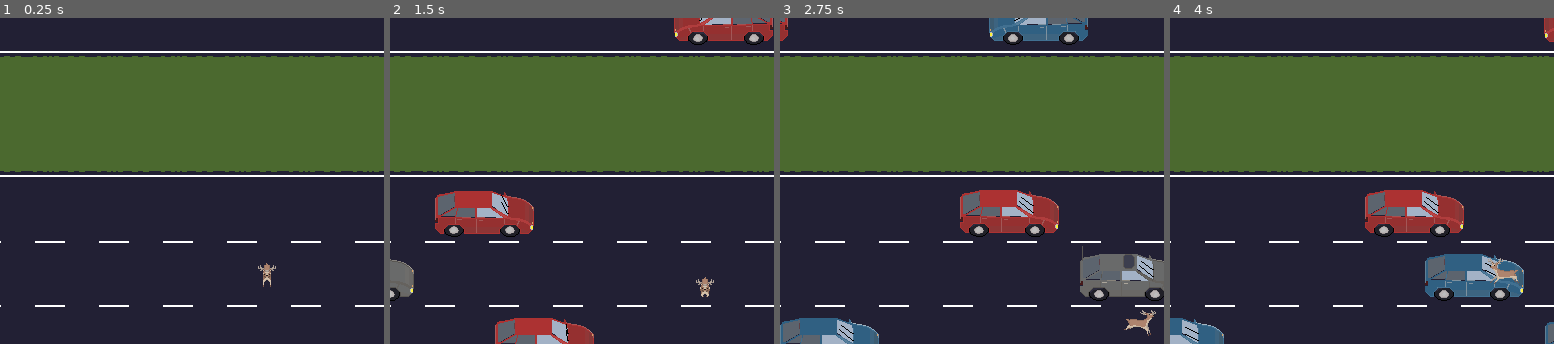
Above: before the commit, frames 1-4 (left to right).
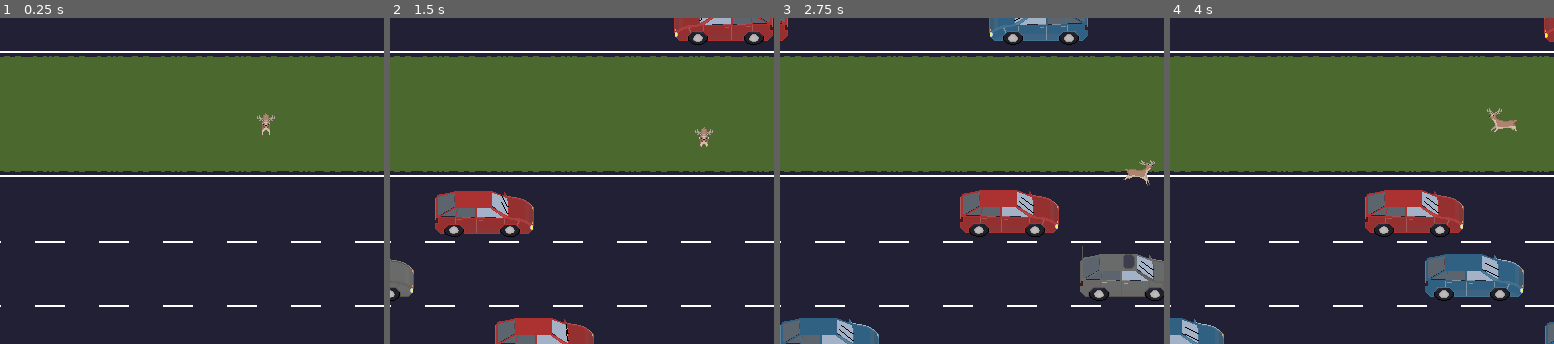
Above: after the commit, the same moments.

Repository: Pedro-T/deer-in-the-headlights
Game: Godot game, scene res://Main.tscn
The game is run twice, just before and just after one commit, with the same random seed, the same clock (stepped at 60 frames per second) and the same inputs.
Inputs:
- Up to frame 1 (0.25 s): no input
- Up to frame 2 (1.5 s): hold D (move_right) 0.53-1.28 s; hold S (move_down) from 1.28 s (still down)
- Up to frame 3 (2.75 s): release S (move_down) at 2.03 s; hold D (move_right) from 2.03 s (still down)
- Up to frame 4 (4 s): release D (move_right) at 2.78 s; hold W (move_up) 2.78-3.53 s; hold A (move_left) from 3.53 s (still down)
The pictures show only the part of the screen within x 14-64%, y 44-94%; the shares and areas given below are measured in that part.

The runs differ from the first frame. In frame 1, 0.3% of the frame differs, in the area x 66-72%, y 29-83%; in frame 2, 0.3%; in frame 3, 0.4%; in frame 4, 0.4%, in the area x 82-91%, y 27-82%.

Commit message:
minor renaming

Diff:
--- a/deer-in-the-headlights/Main.tscn
+++ b/deer-in-the-headlights/Main.tscn
@@ -76,18 +76,18 @@
 
 [node name="Gutters" type="Node" parent="Stage/VehicleContainer"]
 
-[node name="VehicleGutter" parent="Stage/VehicleContainer/Gutters" instance=ExtResource("6_lgr22")]
+[node name="VehicleGutterW" parent="Stage/VehicleContainer/Gutters" instance=ExtResource("6_lgr22")]
 position = Vector2(-192, 384)
 rotation = 1.5707964
 
-[node name="VehicleGutter2" parent="Stage/VehicleContainer/Gutters" instance=ExtResource("6_lgr22")]
+[node name="VehicleGutterE" parent="Stage/VehicleContainer/Gutters" instance=ExtResource("6_lgr22")]
 position = Vector2(960, 384)
 rotation = -1.5707964
 
 [node name="PlayerContainer" type="Node" parent="Stage"]
 
 [node name="Player" parent="Stage/PlayerContainer" instance=ExtResource("3_r0du0")]
-position = Vector2(377, 542)
+position = Vector2(376, 392)
 
 [node name="ForegroundRenderOver" type="TileMapLayer" parent="Stage"]
 
